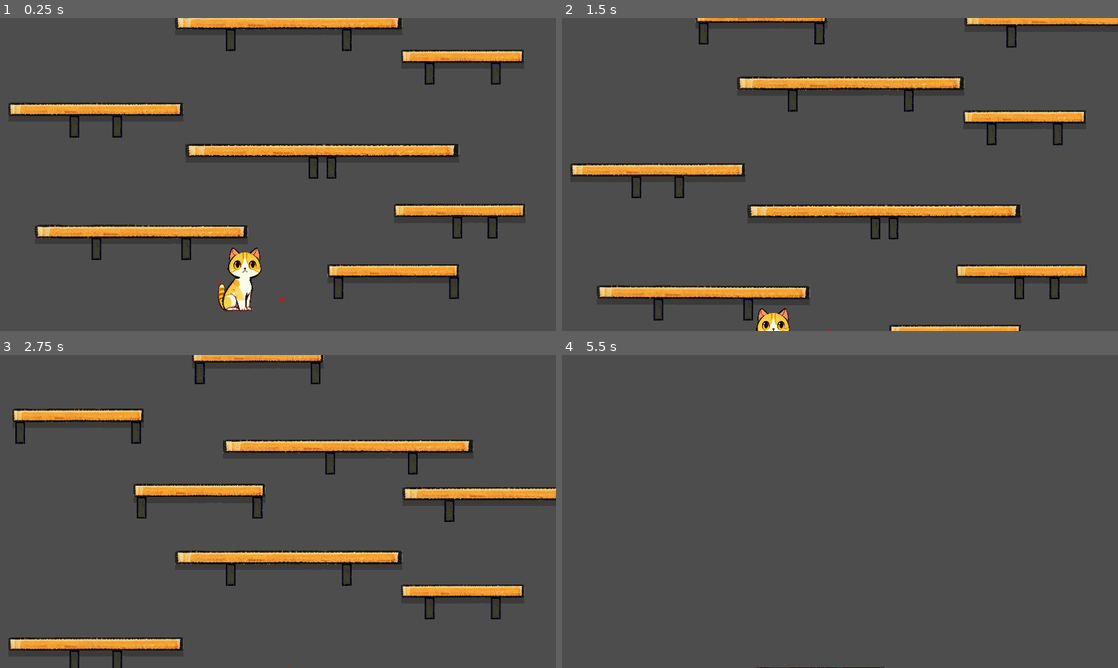
Above: before the commit, frames 1-4 (two rows, left to right).
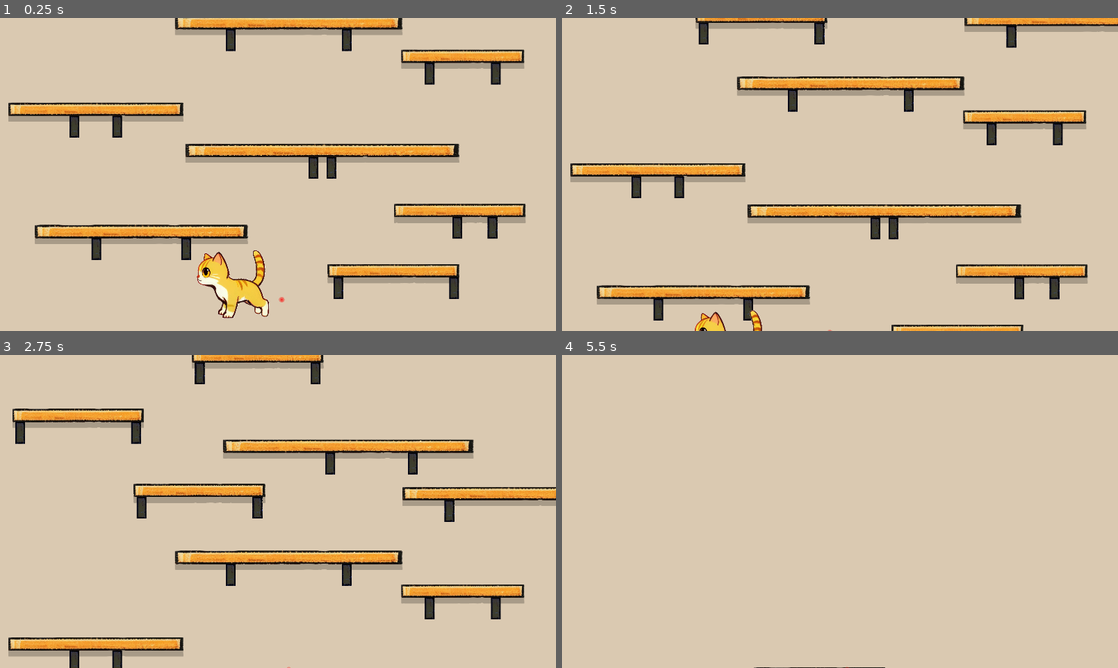
Above: after the commit, the same moments.

Repository: leogeier/ggj24-lasercats
Game: Godot game, scene res://main.tscn
Two runs of this game, one before a commit and one after it. Both use one fixed random seed, a clock stepped at 60 frames per second and the inputs below. The engine's default icon, where the game draws it, is replaced by a stand-in: a white triangle on a blue panel in a dark square.
Inputs (mouse positions are in pixels of both pictures, inside the frame that each line leads up to):
- Up to frame 1 (0.25 s): no input
- Up to frame 2 (1.5 s): tap Enter at 0.5 s; move the mouse to (867, 174) at 0.52 s; hold Up (ui_up) from 0.53 s (still down); move the mouse to (812, 174) at 1.27 s
- Up to frame 3 (2.75 s): keep holding Up (ui_up); move the mouse to (289, 505) at 2.02 s
- Up to frame 4 (5.5 s): keep holding Up (ui_up); move the mouse to (834, 517) at 2.77 s; move the mouse to (878, 514) at 3.52 s; move the mouse to (795, 508) at 4.27 s; move the mouse to (845, 511) at 5.02 s

The runs differ from the first frame. In frame 1, 89% of the frame differs, in the area x 0-100%, y 0-100%; in frame 2, 88%; in frame 3, 89%; in frame 4, 100%.

Commit message:
cat animations in game

Diff:
--- a/game/project.godot
+++ b/game/project.godot
@@ -36,3 +36,4 @@
 
 renderer/rendering_method="gl_compatibility"
 renderer/rendering_method.mobile="gl_compatibility"
+environment/defaults/default_clear_color=Color(0.854902, 0.788235, 0.694118, 1)
--- a/game/scenes/cat/cat.gd
+++ b/game/scenes/cat/cat.gd
@@ -39,9 +39,9 @@
 	await get_tree().create_timer(.1).timeout
 	impulse_cooldown = false
 
-func _draw():
-	var dir = position.direction_to(last_laser_pointer_position)
-	draw_line(Vector2.ZERO, dir * 100, Color.RED, 3)
+#func _draw():
+	#var dir = position.direction_to(last_laser_pointer_position)
+	#draw_line(Vector2.ZERO, dir * 100, Color.RED, 3)
 
 func _on_laser_pointer_position_changed(pos):
 	last_laser_pointer_position = pos
@@ -91,7 +91,23 @@
 
 #var x = [0,0,0,0,0,0,0,0,0,0,0,0,0,0,0,0,0,0,0,0,0,0,0,0,0,0,0,0,0,0]
 func _process(_delta):
-	queue_redraw()
+	if linear_velocity.x < -50:
+		%Icon.flip_h = true
+	elif linear_velocity.x > 50:
+		%Icon.flip_h = false
+	if is_on_ground():
+		if abs(linear_velocity.x) > 10:
+			%Icon.animation = "run"
+		else:
+			if is_laser_close():
+				%Icon.animation = "stand and look"
+			else:
+				%Icon.animation = "idle"
+	else:
+		%Icon.animation = "jump"
+	if not %Icon.is_playing() and not %Icon.animation == "stand and look":
+		%Icon.play()
+	#queue_redraw()
 	gravity_scale = 0.0 if is_on_ground() else 1.0
 	#x.pop_front()
 	#x.append(laser_pointer.velocity)
--- a/game/scenes/cat/cat.tscn
+++ b/game/scenes/cat/cat.tscn
@@ -1,7 +1,17 @@
-[gd_scene load_steps=11 format=3 uid="uid://bh28ccd421trc"]
+[gd_scene load_steps=21 format=3 uid="uid://bh28ccd421trc"]
 
 [ext_resource type="Script" path="res://scenes/cat/cat.gd" id="1_mcim8"]
 [ext_resource type="Texture2D" uid="uid://dorugsjjg745x" path="res://Animations/Sitting Tail Tapping Cycle.png" id="2_ve6i5"]
+[ext_resource type="Texture2D" uid="uid://llq2pcek5q7l" path="res://Animations/Run-Cycle-Animation_0005_Layer-11.png" id="3_ib1cc"]
+[ext_resource type="Texture2D" uid="uid://bchhcqxfyql75" path="res://Animations/Run-Cycle-Animation_0000_Layer-15.png" id="4_dnbaw"]
+[ext_resource type="Texture2D" uid="uid://d2rsjfunprq3g" path="res://Animations/Run-Cycle-Animation_0001_Layer-10.png" id="5_53kmp"]
+[ext_resource type="Texture2D" uid="uid://c81kbdjnsahem" path="res://Animations/Run-Cycle-Animation_0002_Layer-9-copy.png" id="6_3hmoc"]
+[ext_resource type="Texture2D" uid="uid://d0yynw7nan1ff" path="res://Animations/Run-Cycle-Animation_0003_Layer-17.png" id="7_kal8u"]
+[ext_resource type="Texture2D" uid="uid://ck2yrs747ijo1" path="res://Animations/Run-Cycle-Animation_0004_Layer-14.png" id="8_xln33"]
+[ext_resource type="Texture2D" uid="uid://cnm1wqexpen7k" path="res://Animations/Run-Cycle-Animation_0006_Layer-9.png" id="9_ytkva"]
+[ext_resource type="Texture2D" uid="uid://yigwkwoy3no0" path="res://Animations/Stand-and-look_0002_Layer-2.png" id="10_tff5o"]
+[ext_resource type="Texture2D" uid="uid://duxmowcsv3gbp" path="res://Animations/Stand-and-look_0001_Layer-4.png" id="11_erl7o"]
+[ext_resource type="Texture2D" uid="uid://d1u3fh62nfedl" path="res://Animations/Stand-and-look_0000_Layer-5.png" id="12_7drcb"]
 
 [sub_resource type="AtlasTexture" id="AtlasTexture_sjwwl"]
 atlas = ExtResource("2_ve6i5")
@@ -37,11 +47,56 @@
 "loop": true,
 "name": &"idle",
 "speed": 12.0
+}, {
+"frames": [{
+"duration": 1.0,
+"texture": ExtResource("3_ib1cc")
+}],
+"loop": false,
+"name": &"jump",
+"speed": 5.0
+}, {
+"frames": [{
+"duration": 1.0,
+"texture": ExtResource("4_dnbaw")
+}, {
+"duration": 1.0,
+"texture": ExtResource("5_53kmp")
+}, {
+"duration": 1.0,
+"texture": ExtResource("6_3hmoc")
+}, {
+"duration": 1.0,
+"texture": ExtResource("7_kal8u")
+}, {
+"duration": 1.0,
+"texture": ExtResource("8_xln33")
+}, {
+"duration": 1.0,
+"texture": ExtResource("9_ytkva")
+}],
+"loop": true,
+"name": &"run",
+"speed": 5.0
+}, {
+"frames": [{
+"duration": 1.0,
+"texture": ExtResource("10_tff5o")
+}, {
+"duration": 1.0,
+"texture": ExtResource("11_erl7o")
+}, {
+"duration": 1.0,
+"texture": ExtResource("12_7drcb")
+}],
+"loop": false,
+"name": &"stand and look",
+"speed": 5.0
 }]
 
 [sub_resource type="CapsuleShape2D" id="CapsuleShape2D_r2qut"]
 radius = 63.0
-height = 234.0
+height = 190.0
 
 [sub_resource type="RectangleShape2D" id="RectangleShape2D_xupk3"]
 size = Vector2(64, 1)
@@ -66,16 +121,17 @@
 position = Vector2(-11, -76)
 scale = Vector2(0.201786, 0.201786)
 sprite_frames = SubResource("SpriteFrames_6udcb")
-animation = &"idle"
-frame_progress = 0.19361
+animation = &"stand and look"
 
 [node name="CollisionShape2D" type="CollisionShape2D" parent="."]
 unique_name_in_owner = true
-position = Vector2(0, -87)
+position = Vector2(8, -71)
 shape = SubResource("CapsuleShape2D_r2qut")
 
 [node name="GroundCheck" type="Area2D" parent="."]
 unique_name_in_owner = true
+collision_layer = 4
+collision_mask = 4
 
 [node name="CollisionShape2D" type="CollisionShape2D" parent="GroundCheck"]
 position = Vector2(0, 34.5)
--- a/game/scenes/laserpointer/laserpointer.tscn
+++ b/game/scenes/laserpointer/laserpointer.tscn
@@ -6,6 +6,7 @@
 [sub_resource type="CircleShape2D" id="CircleShape2D_jcy0p"]
 
 [node name="Laserpointer" type="Node2D" groups=["laserpointer"]]
+z_index = 1
 script = ExtResource("1_hi5rs")
 
 [node name="Icon" type="Sprite2D" parent="."]
--- a/game/scenes/shelf/Shelf.tscn
+++ b/game/scenes/shelf/Shelf.tscn
@@ -33,7 +33,6 @@
 texture = ExtResource("3_4h076")
 
 [node name="Shadow" parent="board/Modularshelf" instance=ExtResource("4_8gsid")]
-scale = Vector2(1, 1)
 
 [node name="CollisionShape2D" type="CollisionShape2D" parent="board"]
 shape = SubResource("RectangleShape2D_bsq5f")
Not shown, added: game/Animations/Run-Cycle-Animation_0000_Layer-15.png.import
Not shown, added: game/Animations/Run-Cycle-Animation_0001_Layer-10.png.import
Not shown, added: game/Animations/Run-Cycle-Animation_0002_Layer-9-copy.png.import
Not shown, added: game/Animations/Run-Cycle-Animation_0003_Layer-17.png.import
Not shown, added: game/Animations/Run-Cycle-Animation_0004_Layer-14.png.import
Not shown, added: game/Animations/Run-Cycle-Animation_0005_Layer-11.png.import
Not shown, added: game/Animations/Run-Cycle-Animation_0006_Layer-9.png.import
Not shown, added: game/Animations/Sit-and-Tail-Wag_0000_Layer-8.png.import
Not shown, added: game/Animations/Sit-and-Tail-Wag_0001_Layer-7.png.import
Not shown, added: game/Animations/Sit-and-Tail-Wag_0002_Layer-6.png.import
Not shown, added: game/Animations/Stand-and-look_0000_Layer-5.png.import
Not shown, added: game/Animations/Stand-and-look_0001_Layer-4.png.import
(and 1 more such lines)
